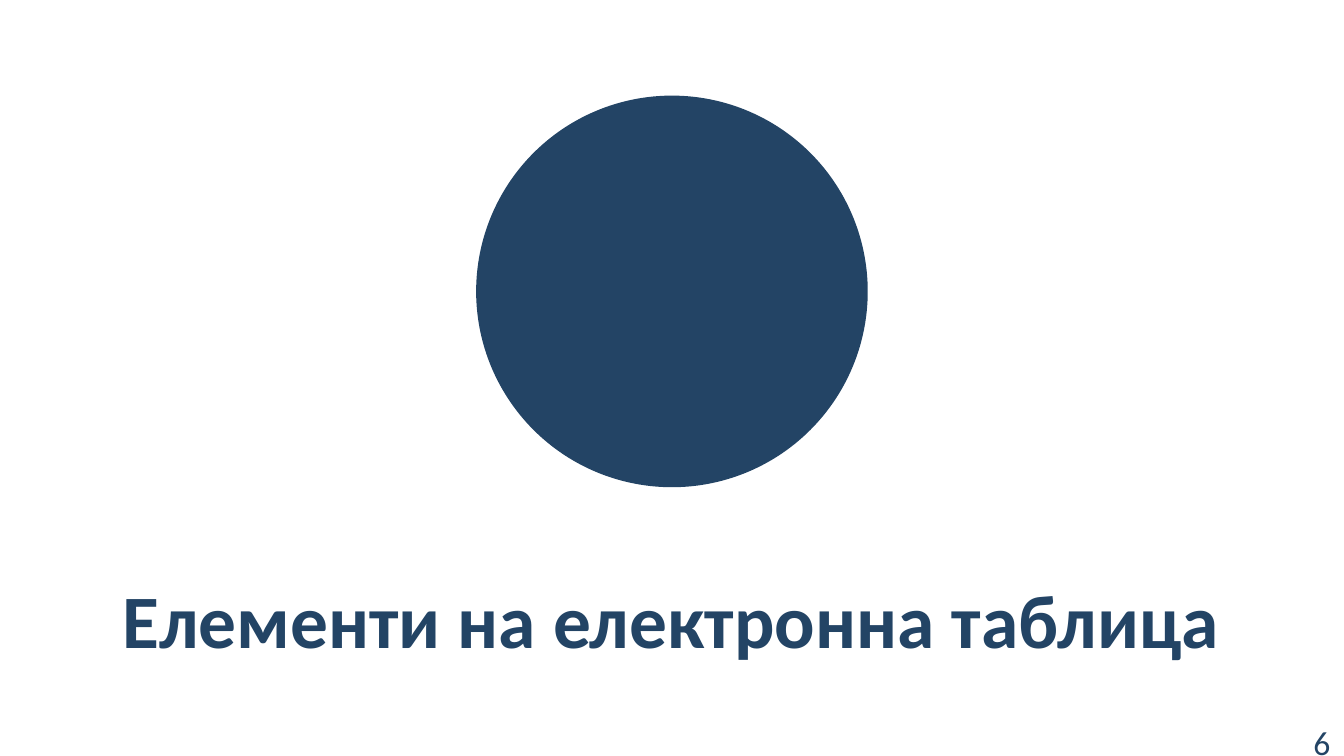
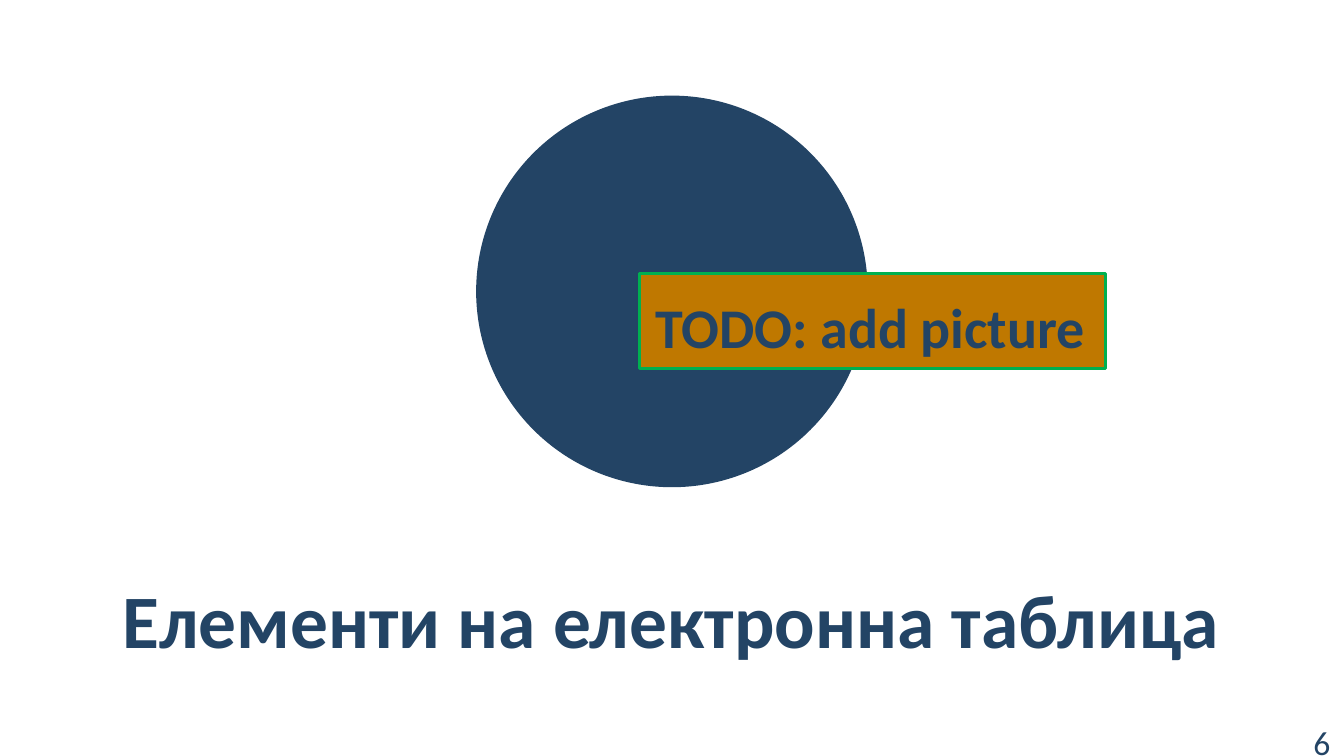
Before and after one commit to BG-IT-Edu/School-Programming, a slide deck: slide 6 of Courses/Computer-Modeling-and-IT/Computer-Modeling-and-IT-5-Class/28-Introduction-to-Spreadsheets/28-Introduction-To-Spreadsheets.pptx. Drawn at 1344x756 pixels with LibreOffice and Linux fonts; fonts in the diff are those of the drawing. Boxes give left, top, right and bottom in pixels: in the first picture for what was removed or moved away, otherwise in the second. Text is boxed around its words. In the diff, an @@ line names an element or a change of style, - is before the commit and + after.

```diff
--- a/Courses/Computer-Modeling-and-IT/Computer-Modeling-and-IT-5-Class/28-Introduction-to-Spreadsheets/28-Introduction-To-Spreadsheets.pptx
+++ b/Courses/Computer-Modeling-and-IT/Computer-Modeling-and-IT-5-Class/28-Introduction-to-Spreadsheets/28-Introduction-To-Spreadsheets.pptx
@@ rectangle added at <box>640,274,1107,369</box>, fill #BF7800, outline #00B050 2 pt, 40 pt, text #234465, bold @@
+TODO: add picture
```
Also in this commit, not shown: 9 other slides changed.
